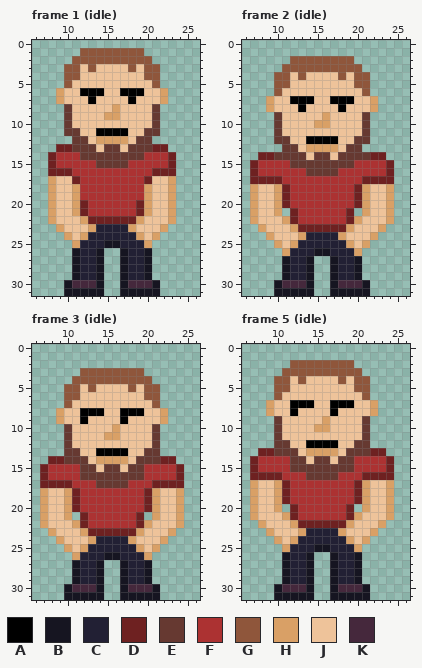
Edited in one commit: pixel-art file (Plosinofka/Content/guy-front.ase). Above: the version before the commit.
32x32 pixels, 12 frames. Colours within 5 levels of each other are drawn and written as one. Shown: frame 1 (idle): x 6..26, y 0..31; frame 2 (idle): x 6..26, y 0..31; frame 3 (idle): x 6..26, y 0..31; frame 5 (idle): x 6..26, y 0..31. The commit also changed other frames, which this record leaves out.
Palette (. is transparent): A #000000  B #161521  C #222034  D #6e2121  E #663931  F #ac3232  G #8f563b  H #d9a066  J #eec39a  K #45283c
Pixels before, frame 1 (idle), first column x 8:
 1 ....GGGGGGGG....
 2 ...GGGGGGGGGG...
 3 ..GGJGJJJJGJGG..
 4 ..GGJJJJJJJJGG..
 5 ..GJJJJJJJJJJG..
 6 .HJJAAAJJAAAJJH.
 7 .HJJJAJJJJAJJJH.
 8 ..EJJJJJHJJJJE..
 9 ..EJJJJHHJJJJE..
10 ..EJJJJJJJJJJE..
11 ..EEJJAAAAJJEE..
12 ...EEJHHHHJEE...
13 .DDEEEJEEJEEEDD.
14 DFFFEEEEEEEEFFFD
15 DFFFFFEEEEFFFFFD
16 DDDFFFFFFFFFFDDD
17 HJJDFFFFFFFFDJJH
18 HJJHFFFFFFFFHJJH
19 HJJHFFFFFFFFHJJH
20 HJJHDFFFFFFDHJJH
21 HJJHDFFFFFFDHJJH
22 HJJJHDDDDDDHJJJH
23 .HJJJHCCCCHJJJH.
24 ..HJHCCCCCCHJH..
25 ...HCCCBBCCCH...
26 ...BCCB..BCCB...
27 ...BCCB..BCCB...
28 ...BCCB..BCCB...
29 ...BCCB..BCCB...
30 ..BKKKB..BKKKB..
31 ..BBBBB..BBBBB..
Pixels before, frame 2 (idle), first column x 7:
 2 .....GGGGGGGG.....
 3 ....GGGGGGGGGG....
 4 ...GGJGJJJJGJGG...
 5 ...GGJJJJJJJJGG...
 6 ...GJJJJJJJJJJG...
 7 ..HJJAAAJJAAAJJH..
 8 ..HJJJAJJJJAJJJH..
 9 ...EJJJJJHJJJJE...
10 ...EJJJJHHJJJJE...
11 ...EJJJJJJJJJJE...
12 ...EEJJAAAAJJEE...
13 ....EEJHHHHJEE....
14 .DDEEEEJEEJEEEEDD.
15 DFFFFEEEEEEEEFFFFD
16 DFFFFFFEEEEFFFFFFD
17 DDDDFFFFFFFFFFDDDD
18 HJJHDFFFFFFFFDHJJH
19 HJJHDFFFFFFFFDHJJH
20 HJJHDFFFFFFFFDHJJH
21 HJJH.DFFFFFFD.HJJH
22 HJJJHDFFFFFFDHJJJH
23 .HJJJHDDDDDDHJJJH.
24 ..HJJJHCCCCHJJJH..
25 ...HJHCCCCCCHJH...
26 ....HCCCBBCCCH....
27 ....BCCB..BCCB....
28 ....BCCB..BCCB....
29 ....BCCB..BCCB....
30 ...BKKKB..BKKKB...
31 ...BBBBB..BBBBB...
Pixels before, frame 3 (idle), first column x 7:
 3 .....GGGGGGGG.....
 4 ....GGGGGGGGGG....
 5 ...GGJGJJJJGJGG...
 6 ...GGJJJJJJJJGG...
 7 ...GJJJJJJJJJJG...
 8 ..HJJAAAJJAAAJJH..
 9 ..HJJAJJJJAJJJJH..
10 ...EJJJJJHJJJJE...
11 ...EJJJJHHJJJJE...
12 ...EJJJJJJJJJJE...
13 ...EEJJAAAAJJEE...
14 .DDEEEJHHHHJEEEDD.
15 DFFFFEEJEEJEEFFFFD
16 DFFFFEEEEEEEEFFFFD
17 DDDDFFFEEEEFFFDDDD
18 HJJHDFFFFFFFFDHJJH
19 HJJHDFFFFFFFFDHJJH
20 HJJHDFFFFFFFFDHJJH
21 HJJH.DFFFFFFD.HJJH
22 HJJJHDFFFFFFDHJJJH
23 .HJJJHDDDDDDHJJJH.
24 ..HJJJHCCCCHJJJH..
25 ...HJHCCCCCCHJH...
26 ....HCCCBBCCCH....
27 ....BCCB..BCCB....
28 ....BCCB..BCCB....
29 ....BCCB..BCCB....
30 ...BKKKB..BKKKB...
31 ...BBBBB..BBBBB...
Pixels before, frame 5 (idle), first column x 7:
 2 .....GGGGGGGG.....
 3 ....GGGGGGGGGG....
 4 ...GGJGJJJJGJGG...
 5 ...GGJJJJJJJJGG...
 6 ...GJJJJJJJJJJG...
 7 ..HJJAAAJJAAAJJH..
 8 ..HJJAJJJJAJJJJH..
 9 ...EJJJJJHJJJJE...
10 ...EJJJJHHJJJJE...
11 ...EJJJJJJJJJJE...
12 ...EEJJAAAAJJEE...
13 .DDEEEJHHHHJEEEDD.
14 DFFFFEEJEEJEEFFFFD
15 DFFFFEEEEEEEEFFFFD
16 DDDDFFFEEEEFFFDDDD
17 HJJHDFFFFFFFFDHJJH
18 HJJHDFFFFFFFFDHJJH
19 HJJHDFFFFFFFFDHJJH
20 HJJH.DFFFFFFD.HJJH
21 HJJJHDFFFFFFDHJJJH
22 .HJJJHDDDDDDHJJJH.
23 ..HJJJHCCCCHJJJH..
24 ...HJHCCCCCCHJH...
25 ....HCCCBBCCCH....
26 ....BCCB..BCCB....
27 ....BCCB..BCCB....
28 ....BCCB..BCCB....
29 ....BCCB..BCCB....
30 ...BKKKB..BKKKB...
31 ...BBBBB..BBBBB...
And afterwards:
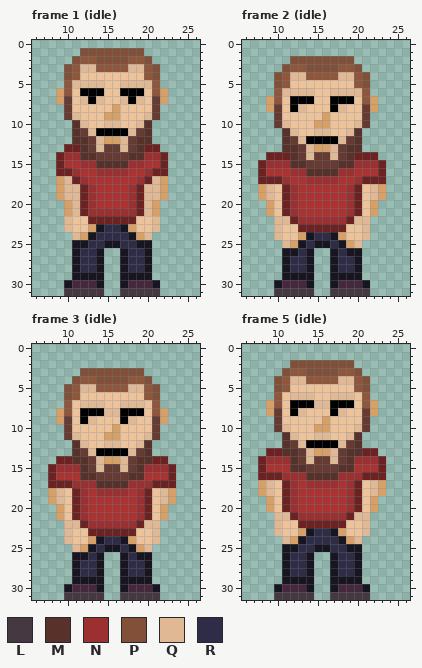
Colours new in this view: L #453841  M #57312a  N #9c2f2f  P #825039  Q #e0b994  R #2f2c47
Difference:
Changed rows in their new state; - is an unchanged pixel.
Frame 1 (idle), layer "color":
first column x 8:
 1 ----PPPPPPPP----
 2 ---P--PPPP--P---
 3 --P-QQGGGGQQ-P--
 4 --P----------P--
 5 ---QQQQ--QQQQ---
 6 --G----------G--
 7 --E-Q-Q--Q-Q-E--
 9 ---Q--------Q---
10 --.MQ--QQ--QM.--
11 --.MEQ----QEM.--
12 ---MMEQ--QEMM---
13 -.-DM-Q--Q-MD-.-
14 .DNNMM----MMNND.
15 .D--NNMMMMNN--D.
16 .--N--NNNN--N--.
17 .HQ-N------N-QH.
18 .HQQDN----NDQQH.
19 .HQQDN----NDQQH.
20 ..HQ-N----N-QH..
21 ..HQ-NNNNNN-QH..
22 ..Q-J------J-Q..
23 -.Q---BRRB---Q.-
24 --.Q-BRRRRB-Q.--
25 ---BBRR--RRBB---
26 ----RR----RR----
27 ----RR----RR----
28 ----RR----RR----
29 ----BB----BB----
31 --LLLLL--LLLLL--
Frame 2 (idle), layer "color":
first column x 7:
 2 -----PPPPPPPP-----
 3 ----P--PPPP--P----
 4 ---P-QQGGGGQQ-P---
 5 ---P----------P---
 6 ----QQQQ--QQQQ----
 7 ---G----------G---
 8 ---E-AQ---AQ--E---
10 ----Q--------Q----
11 ---.MQ--QQ--QM.---
12 ---.MEQ----QEM.---
13 ----MMEQ--QEMM----
14 -.-DDM-Q--Q-MDD-.-
15 .DNNNMM----MMNNND.
16 .D---NNMMMMNN---D.
17 .---N--NNNN--N---.
18 .HQJ-N------N-JQH.
19 .HQJ-N------N-JQH.
20 ..HJ-N------N-JH..
21 ..HJDN------NDJH..
22 ...QQ-NNNNNN-QQ...
23 -..Q-J------J-Q..-
24 --.Q---BRRB---Q.--
25 ---.Q-BRBBRB-Q.---
26 ----BBRB..BRBB----
27 -----RR----RR-----
28 -----RR----RR-----
29 -----BB----BB-----
31 ---LLLLL--LLLLL---
Frame 3 (idle), layer "color":
first column x 7:
 3 -----PPPPPPPP-----
 4 ----P--PPPP--P----
 5 ---P-QQGGGGQQ-P---
 6 ---P----------P---
 7 -----QQQ--QQQ-----
 8 ---G----QQ----G---
 9 ---E--Q----Q--E---
11 ----Q--------Q----
12 ---.MQ--QQ--QM.---
13 ---.MEQ----QEM.---
14 -.-DMMEQ--QEMMD-.-
15 .DNNNM-Q--Q-MNNND.
16 .D---MM----MM---D.
17 .---NNNMMMMNNN---.
18 .HQJ-N-NNNN-N-JQH.
19 .HQJ-N------N-JQH.
20 ..HJ-N------N-JH..
21 ..HJDN------NDJH..
22 ...QQ-NNNNNN-QQ...
23 -..Q-J------J-Q..-
24 --.Q---BRRB---Q.--
25 ---.Q-BRBBRB-Q.---
26 ----BBRB..BRBB----
27 -----RR----RR-----
28 -----RR----RR-----
29 -----BB----BB-----
31 ---LLLLL--LLLLL---
Frame 5 (idle), layer "color":
first column x 7:
 2 -----PPPPPPPP-----
 3 ----P--PPPP--P----
 4 ---P-QQGGGGQQ-P---
 5 ---P----------P---
 6 -----QQQ--QQQ-----
 7 ---G----QQ----G---
 8 ---E--Q----Q--E---
10 ----Q--------Q----
11 ---.MQ--QQ--QM.---
12 ---.MEQ----QEM.---
13 -.-DMMEQ--QEMMD-.-
14 .DNNNM-Q--Q-MNNND.
15 .D---MM----MM---D.
16 .---NNNMMMMNNN---.
17 .HQJ-N-NNNN-N-JQH.
18 .HQJ-N------N-JQH.
19 ..HJ-N------N-JH..
20 ..HJDN------NDJH..
21 ...QQ-NNNNNN-QQ...
22 -..Q-J------J-Q..-
23 --.Q---BRRB---Q.--
24 ---.Q-BRRRRB-Q.---
25 ----BBRR--RRBB----
26 -----RR----RR-----
27 -----RR----RR-----
28 -----RR----RR-----
29 -----BB----BB-----
31 ---LLLLL--LLLLL---
